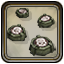
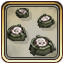
Layers edited between the first and the second 64x64 image:
renamed "border_normal" to "border_weapon_general", painted on it over left=1, top=1, right=63, bottom=63
